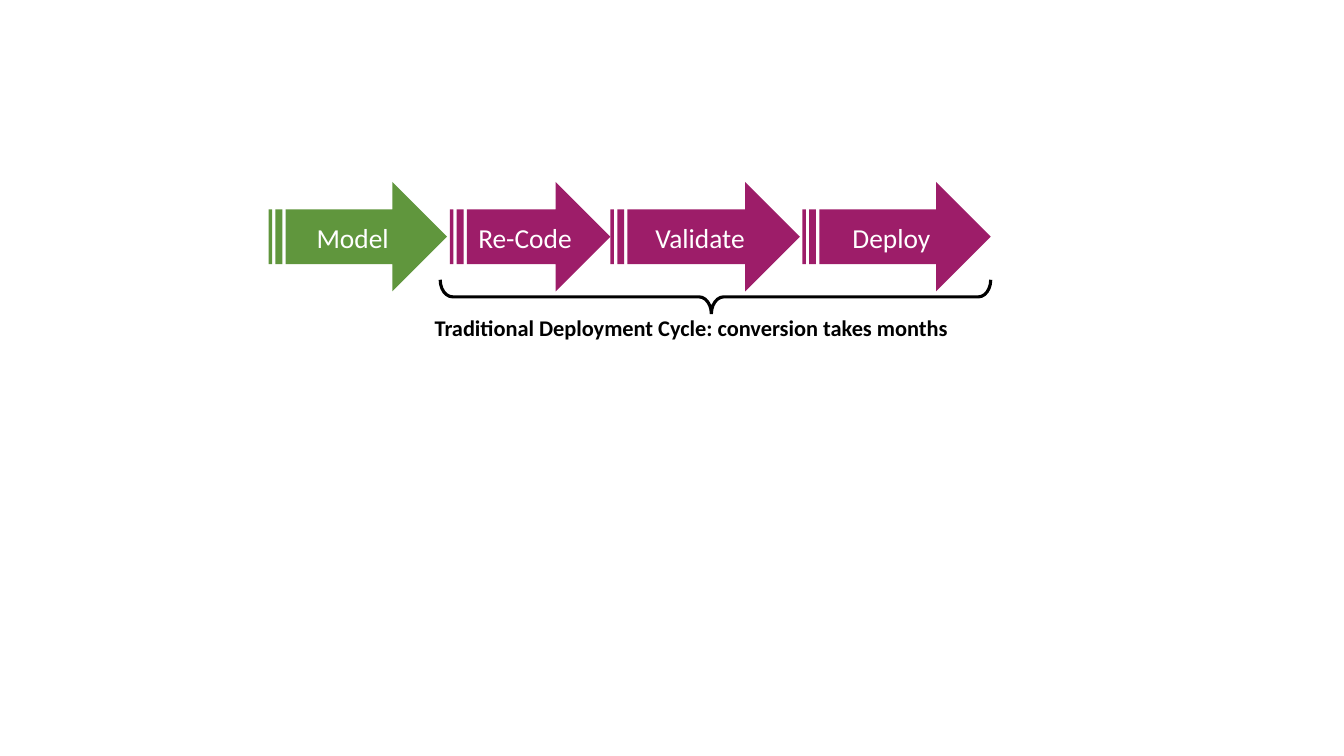
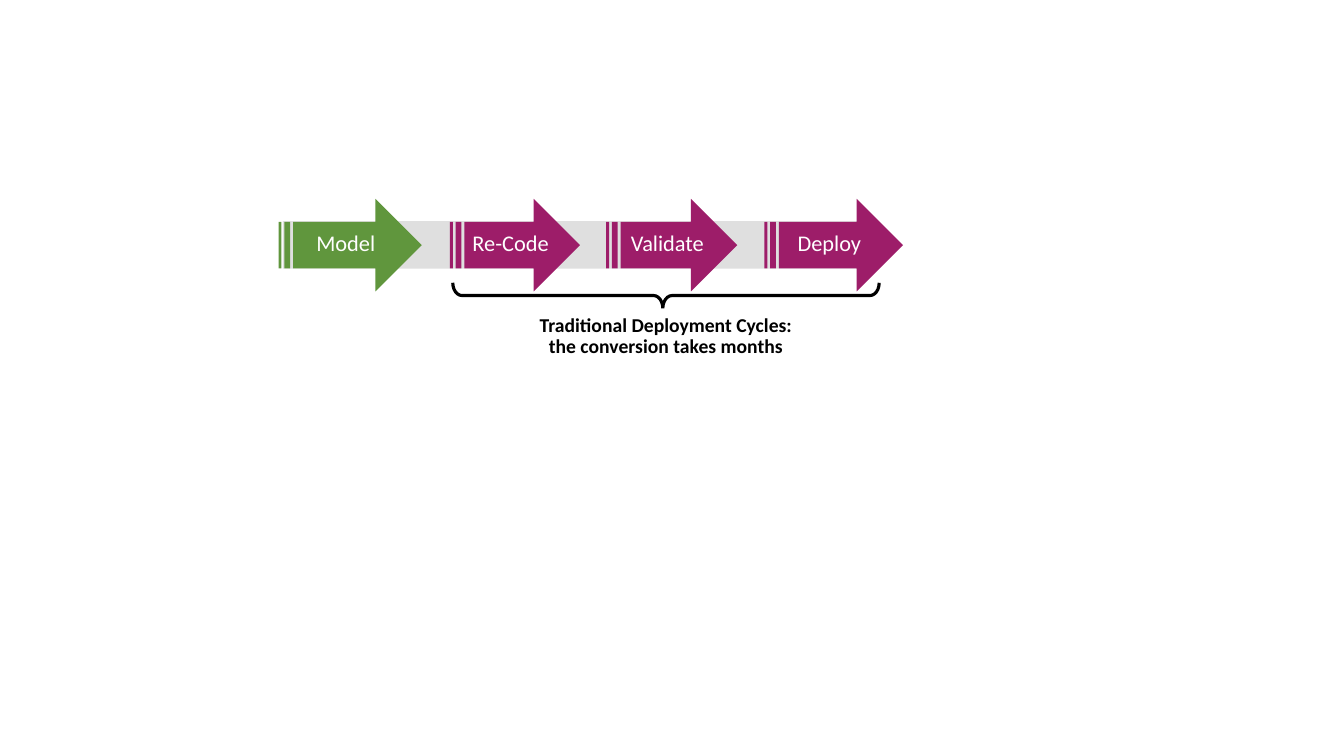
Before and after one commit to MicrosoftDocs/machine-learning-server-docs, a slide deck: slide 1 of microsoft-r/media/o16n/about-o16n.pptx. Drawn at 1344x756 pixels with LibreOffice and Linux fonts; fonts in the diff are those of the drawing. Boxes give left, top, right and bottom in pixels: in the first picture for what was removed or moved away, otherwise in the second. Text is boxed around its words. In the diff, an @@ line names an element or a change of style, - is before the commit and + after.

```diff
--- a/microsoft-r/media/o16n/about-o16n.pptx
+++ b/microsoft-r/media/o16n/about-o16n.pptx
@@ striped right arrow "Model": place and size @@
-striped right arrow "Model" at <box>268,182,447,292</box>
+striped right arrow "Model" at <box>278,199,421,291</box>
@@ striped right arrow "Re-Code": place and size @@
-striped right arrow "Re-Code" at <box>450,182,610,292</box>
+striped right arrow "Re-Code" at <box>450,199,580,291</box>
@@ striped right arrow "Validate": place and size @@
-striped right arrow "Validate" at <box>611,182,801,292</box>
+striped right arrow "Validate" at <box>606,199,737,291</box>
@@ size 19.6 to 16 pt in 4 elements at <box>278,199,421,291</box>, <box>450,199,580,291</box>, <box>606,199,737,291</box>, <box>764,199,903,291</box> @@
@@ striped right arrow "Deploy": place and size @@
-striped right arrow "Deploy" at <box>803,182,991,292</box>
+striped right arrow "Deploy" at <box>764,199,903,291</box>
@@ rectangle added at <box>283,221,863,268</box>, fill #BFBFBF at 49% opacity @@
@@ right brace: place and size @@
-right brace at <box>441,279,991,314</box>
+right brace at <box>453,283,879,309</box>
@@ text at <box>540,318,792,353</box>: text changed; size 16 to 14 pt @@
-Traditional Deployment Cycle: conversion takes months
+Traditional Deployment Cycles:
+the conversion takes months
```
Also in this commit, not shown: 1 other file.
